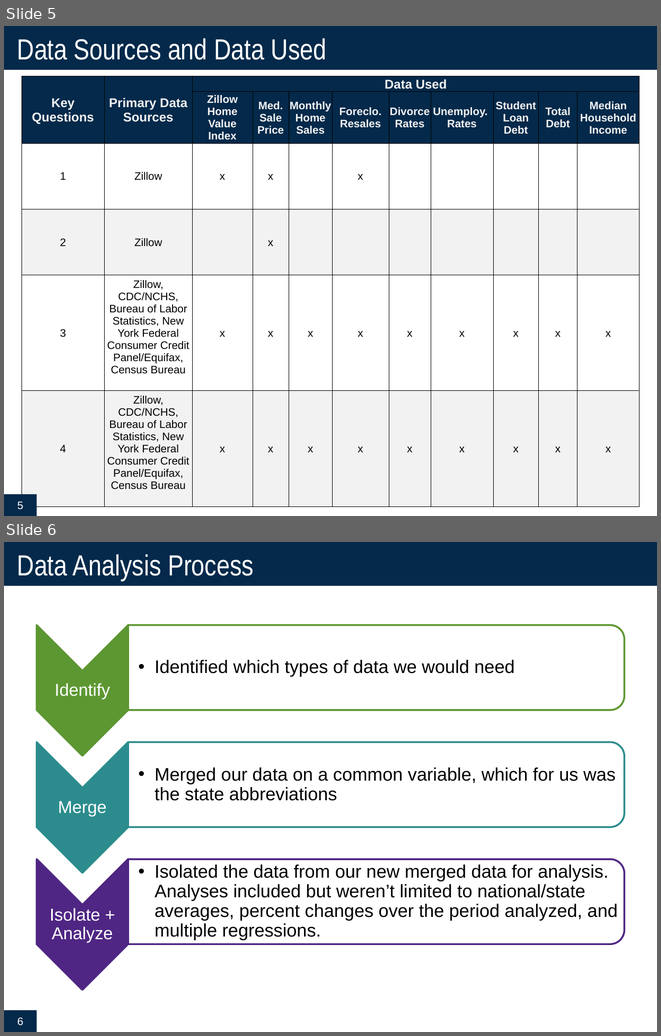
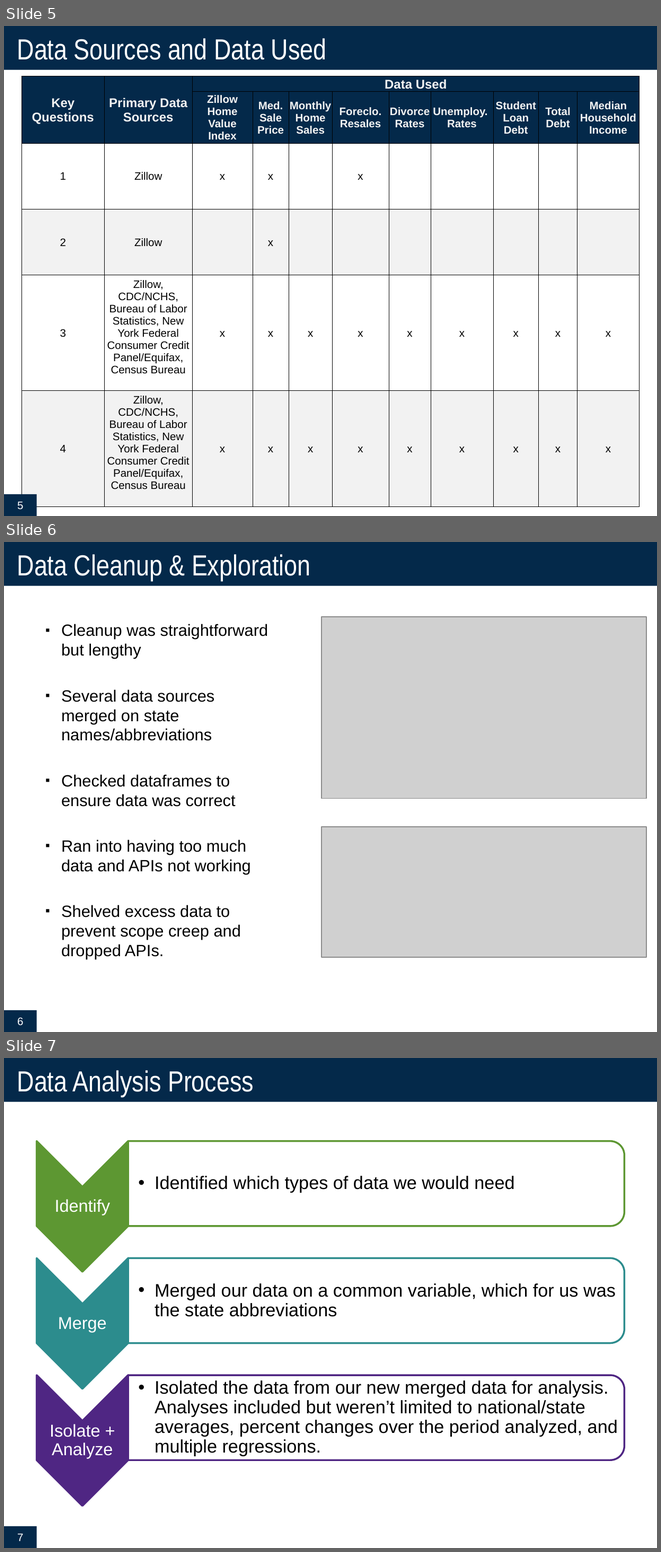
Before and after one commit to cmarchini19/US-Housing-Market-Analysis, a slide deck: US Housing Market Analysis_Final_1-20-2020.pptx. Shown one above the other, each under a label of ours: slides 5 and 6 before the commit, slides 5, 6 and 7 after it. The pictures are 661x1036 and 661x1552 pixels, drawn with LibreOffice and Linux fonts; fonts in the diff are those of the drawing; grey boxes stand for pictures. Boxes give left, top, right and bottom in pixels: in the first picture for what was removed or moved away, otherwise in the second. Text is boxed around its words. In the diff, an @@ line names an element or a change of style, - is before the commit and + after.

Commit message:
changed ppt

```diff
--- a/US Housing Market Analysis_Final_1-20-2020.pptx
+++ b/US Housing Market Analysis_Final_1-20-2020.pptx
@@ slide 6 added at <box>4,542,657,1032</box>, background #FFFFFF @@
@@ title added at <box>4,542,657,586</box>, fill #04294A, 32 pt, text #FFFFFF @@
+Data Cleanup & Exploration
@@ picture added at <box>321,616,646,798</box> @@
@@ text added at <box>61,624,268,959</box>, 18 pt, text #000000 @@
+▪ Cleanup was straightforward but lengthy
+▪ Several data sources merged on state names/abbreviations
+▪ Checked dataframes to ensure data was correct
+▪ Ran into having too much data and APIs not working
+▪ Shelved excess data to prevent scope creep and dropped APIs.
@@ picture added at <box>321,827,646,958</box> @@
@@ page number added at <box>4,1010,37,1032</box>, fill #04294A, 12 pt, text #FFFFFF @@
+6
@@ what was slide 6 is now slide 7 @@
@@ page number at <box>17,1533,23,1541</box>: text changed @@
-6
+7
```
Also in this commit, not shown: 1 slide changed.
